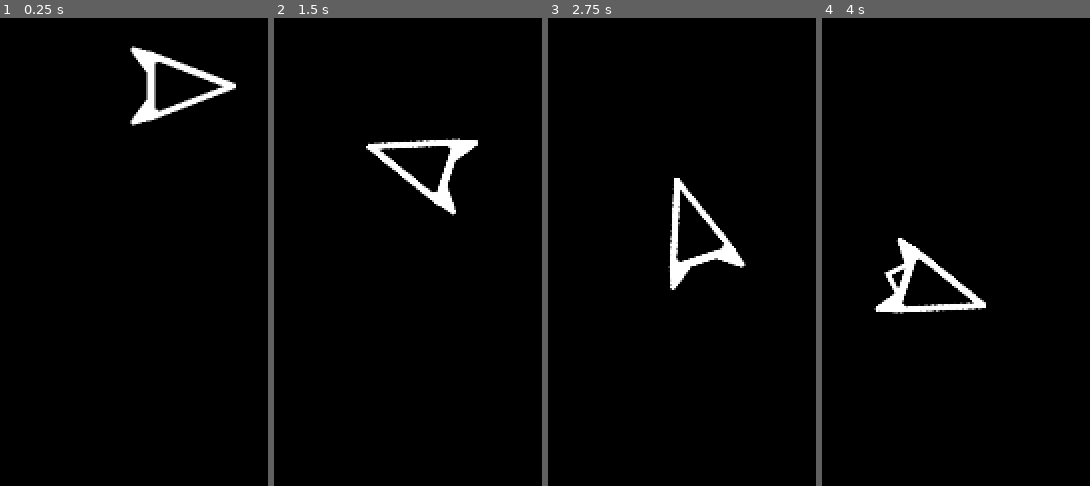
Above: before the commit, frames 1-4 (left to right).
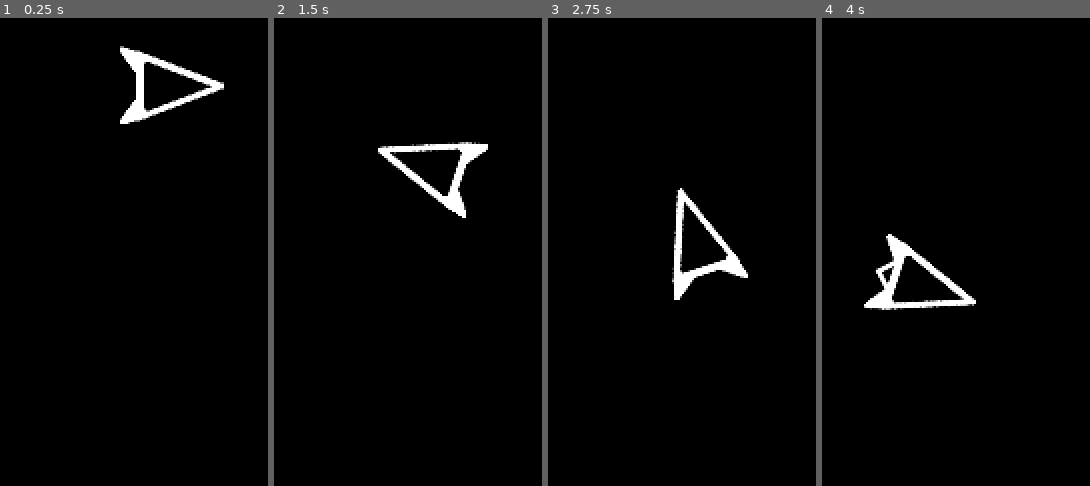
Above: after the commit, the same moments.

Repository: leafcabral/leafs-arcade
Game: Godot game, scene res://main_loop.tscn
Same seed, same stepped clock (60 frames per second), same inputs: the game is played once before the commit and once after it.
Inputs:
- Up to frame 1 (0.25 s): no input
- Up to frame 2 (1.5 s): tap Enter at 0.5 s; hold D (turn_right) 0.53-1.28 s; hold W (thurster) 0.53-1.28 s; hold A (turn_left) from 1.28 s (still down); tap W (thurster) at 1.35 s
- Up to frame 3 (2.75 s): release A (turn_left) at 2.03 s; hold D (turn_right) from 2.03 s (still down); hold W (thurster) from 2.03 s (still down)
- Up to frame 4 (4 s): release W (thurster) at 2.78 s; tap W (thurster) at 2.85 s; release D (turn_right) at 3.53 s; hold A (turn_left) from 3.53 s (still down); hold W (thurster) from 3.53 s (still down)

The runs differ from the first frame. In frame 1, 2.5% of the frame differs, in the area x 44-89%, y 5-24%; in frame 2, 2.4%; in frame 3, 2.5%; in frame 4, 2.6%, in the area x 15-62%, y 46-64%.

Commit message:
feat(asteroids): Made player wrap its position with leaving the screen

Diff:
--- a/3-asteroids/main_loop.tscn
+++ b/3-asteroids/main_loop.tscn
@@ -1,19 +1,22 @@
-[gd_scene load_steps=2 format=3 uid="uid://y7s6ropqpkwv"]
+[gd_scene load_steps=3 format=3 uid="uid://y7s6ropqpkwv"]
 
 [ext_resource type="PackedScene" uid="uid://x1yiry8tjsg7" path="res://player/player.tscn" id="1_230xs"]
+
+[sub_resource type="StyleBoxFlat" id="StyleBoxFlat_230xs"]
+bg_color = Color(0, 0, 0, 1)
 
 [node name="MainLoop" type="Node2D"]
 
 [node name="Background" type="CanvasLayer" parent="."]
 layer = -1
 
-[node name="ColorRect" type="ColorRect" parent="Background"]
+[node name="ColorRect" type="Panel" parent="Background"]
 anchors_preset = 15
 anchor_right = 1.0
 anchor_bottom = 1.0
 grow_horizontal = 2
 grow_vertical = 2
-color = Color(0.00011382803, 0.00011382803, 0.00011382803, 1)
+theme_override_styles/panel = SubResource("StyleBoxFlat_230xs")
 
 [node name="Player" parent="." instance=ExtResource("1_230xs")]
 position = Vector2(400, 300)
--- a/3-asteroids/player/player.gd
+++ b/3-asteroids/player/player.gd
@@ -4,6 +4,8 @@
 const MOVEMENT_SPEED := 300.0
 const TURN_SPEED := TAU
 
+@onready var viewport_size: Vector2 = get_viewport_rect().size
+@onready var sprite_size: Vector2 = $MainSprite.get_rect().size * scale
 @onready var thruster_sprite: Sprite2D = $ThrusterSprite
 
 
@@ -24,3 +26,7 @@
 		thruster_sprite.visible = false
 
 	move_and_slide()
+
+	var border_offset := sprite_size / 2
+	global_position.x = wrapf(global_position.x, -border_offset.x, viewport_size.x + border_offset.x)
+	global_position.y = wrapf(global_position.y, -border_offset.y, viewport_size.y + border_offset.y)
--- a/3-asteroids/player/player.tscn
+++ b/3-asteroids/player/player.tscn
@@ -7,19 +7,20 @@
 [node name="Player" type="CharacterBody2D"]
 scale = Vector2(0.5, 0.5)
 script = ExtResource("1_g1dw6")
+metadata/_edit_group_ = true
 
-[node name="MainSpirte" type="Sprite2D" parent="."]
+[node name="MainSprite" type="Sprite2D" parent="."]
 rotation = 1.5707964
 texture = ExtResource("1_rkbax")
-offset = Vector2(-1, 0)
+region_enabled = true
+region_rect = Rect2(26, 0, 78, 105)
 
 [node name="ThrusterSprite" type="Sprite2D" parent="."]
-visible = false
-position = Vector2(-32, 0)
+position = Vector2(-42, 0)
 rotation = 1.5707964
 texture = ExtResource("2_g1dw6")
 offset = Vector2(0.5, 0)
 
 [node name="CollisionShape" type="CollisionPolygon2D" parent="."]
 rotation = 1.5707964
-polygon = PackedVector2Array(0, -64, 36, 36, -36, 36)
+polygon = PackedVector2Array(-2.272992e-06, -52, 34, 36, -34, 36)
